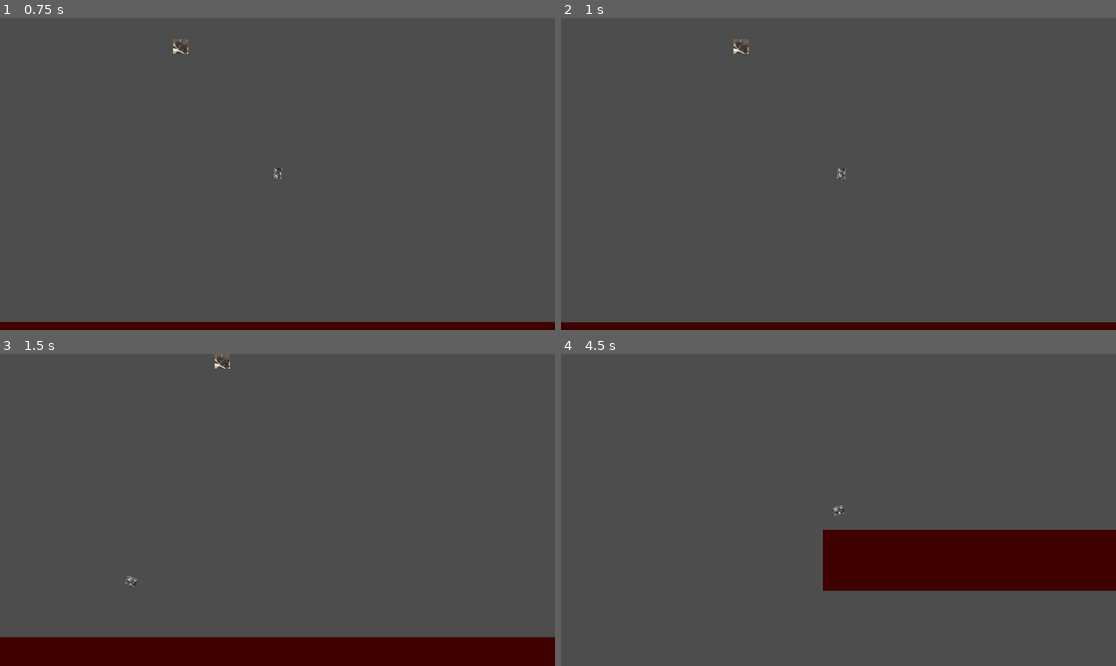
Above: before the commit, frames 1-4 (two rows, left to right).
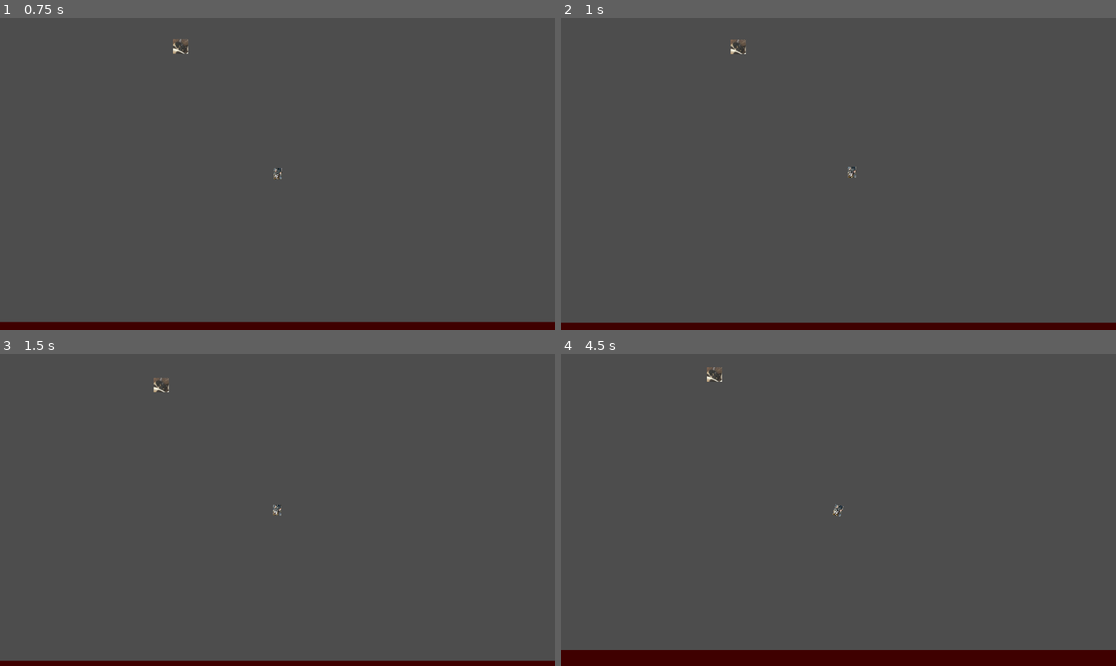
Above: after the commit, the same moments.

Repository: travisbstop/HammerGamePrototype
Game: Godot game, scene res://game.tscn
Two runs of this game, one before a commit and one after it. Both use one fixed random seed, a clock stepped at 60 frames per second and the inputs below.
Inputs (mouse positions are in pixels of both pictures, inside the frame that each line leads up to):
- Up to frame 1 (0.75 s): tap Enter at 0.5 s; move the mouse to (399, 158) at 0.52 s; press the mouse at (399, 158) at 0.53 s
- Up to frame 2 (1 s): right-click (960, 158) at 0.8 s
- Up to frame 3 (1.5 s): move the mouse to (166, 525) at 1.27 s; release the mouse at (166, 525) at 1.28 s; right-click (166, 525) at 1.35 s
- Up to frame 4 (4.5 s): click (727, 525) at 1.55 s; move the mouse to (894, 441) at 2.02 s; press the mouse at (894, 441) at 2.03 s; right-click (894, 441) at 2.3 s; move the mouse to (810, 572) at 2.77 s; release the mouse at (810, 572) at 2.78 s; right-click (810, 572) at 2.85 s; click (810, 572) at 3.05 s; move the mouse to (1005, 556) at 3.52 s; press the mouse at (1005, 556) at 3.53 s; right-click (1005, 556) at 3.8 s; move the mouse to (672, 463) at 4.27 s; release the mouse at (672, 463) at 4.28 s; right-click (672, 463) at 4.35 s

Frame 1 is identical in both runs. In frame 2, 0.4% of the frame differs, in the area x 0-100%, y 6-98%; in frame 3, 8.0%; in frame 4, 16%, in the area x 0-100%, y 4-100%.
Error in both runs: Invalid access to property or key 'position' on a base object of type 'null instance'. (res://simple_enemy/simple_enemy_states/chasing.gd:12)

Commit message:
adjust hammer pull, player pull, and enemy speed to be a bit more fun

Diff:
--- a/hammer/hammer.tscn
+++ b/hammer/hammer.tscn
@@ -8,6 +8,7 @@
 [ext_resource type="Script" uid="uid://1aqx3yj8pndq" path="res://hammer/hammer_states/grabbing.gd" id="6_ksfjn"]
 
 [node name="Hammer" type="RigidBody2D"]
+mass = 20.0
 script = ExtResource("1_nlxmv")
 
 [node name="HammerCollisionPolygon2D" type="CollisionPolygon2D" parent="."]
--- a/hammer/hammer_states/pulling.gd
+++ b/hammer/hammer_states/pulling.gd
@@ -17,7 +17,7 @@
 		mouse_position = get_global_mouse_position.call()
 		var direction = parent.position.direction_to(mouse_position)
 		var distance = parent.position.distance_to(mouse_position)
-		parent.constant_force = direction * 1000000 * delta
+		parent.constant_force = direction * 50000000 * delta
 
 		if distance < 100:
 			return grabbing_state
--- a/player/player_states/pulling.gd
+++ b/player/player_states/pulling.gd
@@ -10,7 +10,7 @@
 		mouse_position = get_global_mouse_position.call()
 		var direction = parent.position.direction_to(mouse_position)
 		var distance = parent.position.distance_to(mouse_position)
-		parent.constant_force = direction * 1000000/2 * delta
+		parent.constant_force = direction * 5000000/2 * delta
 
 		if distance < 100:
 			return idle_state
--- a/waves/wave_2.tscn
+++ b/waves/wave_2.tscn
@@ -12,3 +12,5 @@
 
 [node name="SimpleEnemy3" parent="." instance=ExtResource("1_wfmxr")]
 position = Vector2(-432, 276)
+force_towards_player = 500000
+max_speed = 9999999999
